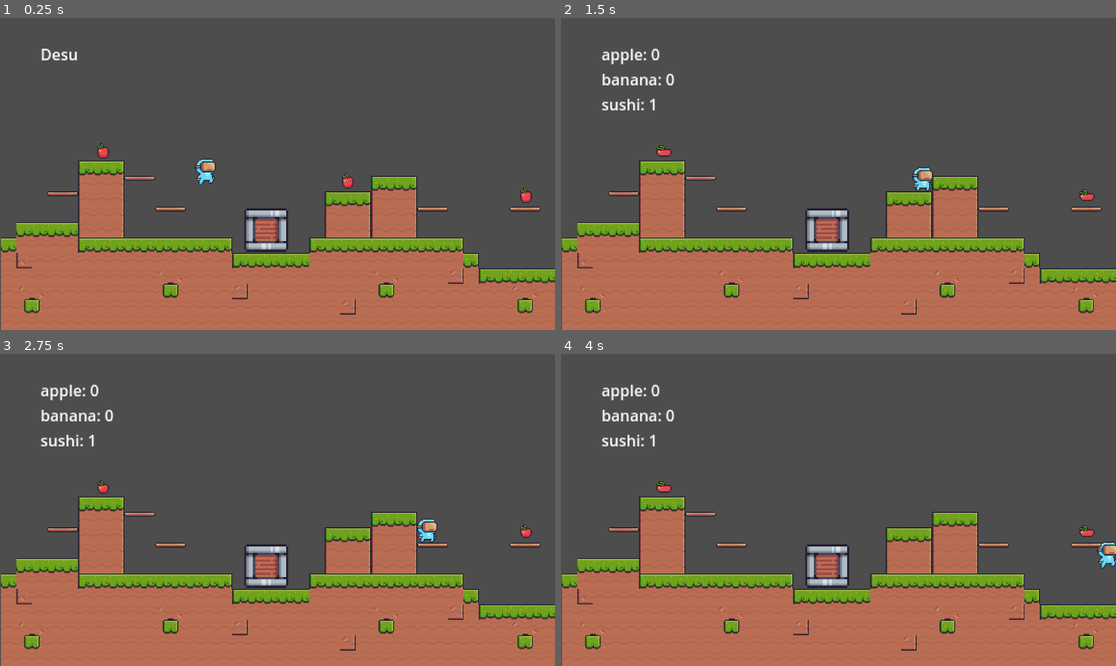
Above: before the commit, frames 1-4 (two rows, left to right).
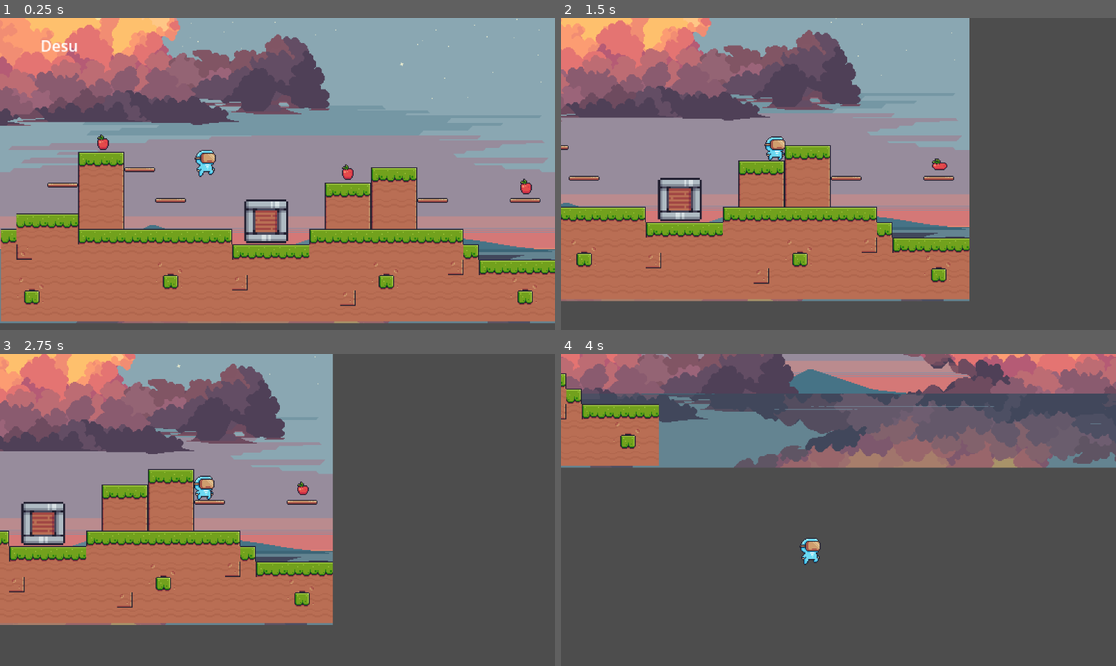
Above: after the commit, the same moments.

Repository: lakeside-tsa/pacific-potluck
Game: Godot game, scene res://scenes/level_1.tscn
The game is run twice, just before and just after one commit, with the same random seed, the same clock (stepped at 60 frames per second) and the same inputs.
Inputs:
- Up to frame 1 (0.25 s): no input
- Up to frame 2 (1.5 s): tap Enter (ui_accept) at 0.5, 0.77 s; hold Right (ui_right) from 0.53 s (still down)
- Up to frame 3 (2.75 s): tap Enter (ui_accept) at 1.52 s; release Right (ui_right) at 2.03 s; hold Left (ui_left) from 2.03 s (still down)
- Up to frame 4 (4 s): release Left (ui_left) at 2.78 s; hold Right (ui_right) from 2.78 s (still down); tap Enter (ui_accept) at 3.02, 3.77 s

The runs differ from the first frame. In frame 1, 71% of the frame differs, in the area x 0-100%, y 0-100%; in frame 2, 64%; in frame 3, 61%; in frame 4, 62%.

Commit message:
feat: add spawning and some parallax

Diff:
--- a/pacific-duck/scenes/level_1.tscn
+++ b/pacific-duck/scenes/level_1.tscn
@@ -1,10 +1,13 @@
-[gd_scene load_steps=12 format=4 uid="uid://bjmsqj0xkjmlr"]
+[gd_scene load_steps=15 format=4 uid="uid://bjmsqj0xkjmlr"]
 
 [ext_resource type="Script" path="res://scripts/level_1.gd" id="1_kd0sr"]
 [ext_resource type="Script" path="res://scripts/ingredient_manager.gd" id="1_sy0kq"]
 [ext_resource type="PackedScene" uid="uid://dg6au48p0go8r" path="res://scenes/ducky.tscn" id="1_vvde1"]
 [ext_resource type="Texture2D" uid="uid://c75n23uammgw8" path="res://assets/Terrain/Terrain (16x16).png" id="2_08e0m"]
 [ext_resource type="PackedScene" uid="uid://c4vccsaskxygi" path="res://scenes/apple.tscn" id="3_ahxml"]
+[ext_resource type="Texture2D" uid="uid://bk1cfabpfwx1h" path="res://assets/Ocean/Ocean_2/2.png" id="3_entd8"]
+[ext_resource type="Texture2D" uid="uid://0kas8fn7ipef" path="res://assets/Ocean/Ocean_2/3.png" id="4_57s07"]
+[ext_resource type="Texture2D" uid="uid://bnfrv3sc6bmxb" path="res://assets/Ocean/Ocean_2/4.png" id="5_rbtnm"]
 [ext_resource type="Script" path="res://scripts/cauldron_manager.gd" id="7_bs8qq"]
 [ext_resource type="PackedScene" uid="uid://cxcqt2oa42ms3" path="res://scenes/cauldron.tscn" id="8_hr6tt"]
 
@@ -193,46 +196,68 @@
 script = ExtResource("1_kd0sr")
 
 [node name="ducky" parent="." instance=ExtResource("1_vvde1")]
-position = Vector2(-45, 0)
+position = Vector2(-76, -32)
+
+[node name="Camera2D" type="Camera2D" parent="ducky"]
+position = Vector2(75, 30)
+zoom = Vector2(2, 2)
+position_smoothing_enabled = true
+
+[node name="ParallaxBackground" type="ParallaxBackground" parent="."]
+
+[node name="ParallaxLayer" type="ParallaxLayer" parent="ParallaxBackground"]
+motion_mirroring = Vector2(576, 0)
+
+[node name="Sprite2D" type="Sprite2D" parent="ParallaxBackground/ParallaxLayer"]
+texture = ExtResource("3_entd8")
+
+[node name="ParallaxLayer2" type="ParallaxLayer" parent="ParallaxBackground"]
+motion_scale = Vector2(0.2, 0.2)
+motion_mirroring = Vector2(576, 0)
+
+[node name="Sprite2D" type="Sprite2D" parent="ParallaxBackground/ParallaxLayer2"]
+texture = ExtResource("4_57s07")
+
+[node name="ParallaxLayer3" type="ParallaxLayer" parent="ParallaxBackground"]
+motion_mirroring = Vector2(576, 0)
+
+[node name="Sprite2D" type="Sprite2D" parent="ParallaxBackground/ParallaxLayer3"]
+texture = ExtResource("5_rbtnm")
 
 [node name="IngredientManager" type="Node" parent="."]
 unique_name_in_owner = true
 script = ExtResource("1_sy0kq")
 
 [node name="IngCounter" type="Label" parent="IngredientManager"]
-offset_left = -216.0
-offset_top = -106.0
-offset_right = 77.0
-offset_bottom = -76.0
+offset_left = -247.0
+offset_top = -138.0
+offset_right = 46.0
+offset_bottom = -108.0
 text = "Desu"
 
 [node name="Ingredients" type="Node" parent="."]
 
 [node name="Apple_ing1" parent="Ingredients" instance=ExtResource("3_ahxml")]
-position = Vector2(288, 54)
+position = Vector2(257, 22)
 
 [node name="Apple_ing3" parent="Ingredients" instance=ExtResource("3_ahxml")]
-position = Vector2(103, 39)
+position = Vector2(72, 7)
 ingredient_number = 2
 
 [node name="Apple_ing2" parent="Ingredients" instance=ExtResource("3_ahxml")]
-position = Vector2(-151, 8)
+position = Vector2(-182, -24)
 ingredient_number = 1
 
 [node name="CauldronManager" type="Node" parent="."]
 script = ExtResource("7_bs8qq")
 
 [node name="Cauldron" parent="." instance=ExtResource("8_hr6tt")]
-position = Vector2(-175, -23)
+position = Vector2(-206, -55)
 scale = Vector2(0.4, 0.4)
 collision_layer = 2
 
-[node name="Camera2D" type="Camera2D" parent="."]
-position = Vector2(30, 30)
-zoom = Vector2(2, 2)
-
 [node name="TileMapLayer" type="TileMapLayer" parent="."]
-position = Vector2(-1, 64)
+position = Vector2(-32, 32)
 tile_set = SubResource("TileSet_3jh6s")
 
 [node name="Layer0" type="TileMapLayer" parent="TileMapLayer"]
@@ -241,8 +266,10 @@
 tile_set = SubResource("TileSet_3jh6s")
 
 [node name="Boundaries" type="StaticBody2D" parent="."]
+position = Vector2(-31, -32)
 
 [node name="CollisionShape2D2" type="CollisionShape2D" parent="Boundaries"]
+position = Vector2(572, 29)
 shape = SubResource("WorldBoundaryShape2D_kxgbd")
 
 [node name="CollisionShape2D" type="CollisionShape2D" parent="Boundaries"]
--- a/pacific-duck/scripts/ingredient.gd
+++ b/pacific-duck/scripts/ingredient.gd
@@ -6,9 +6,14 @@
 @export var ingredient_number: IngredientNumber
 
 func _on_body_entered(_body: Node2D) -> void:
+	var collision_original = collision_mask
 	print( "ing " + str(ingredient_number + 1) + " desu")
 	ingredient_manager.add_ing(ingredient_number)
-	queue_free()
+	collision_mask = 0
+	hide()
+	await get_tree().create_timer(5.0).timeout
+	show()
+	collision_mask = collision_original
 
 func _on_body_exited(_body: Node2D) -> void:
 	pass
Not shown, added: pacific-duck/assets/Ocean/License.txt
Binary file added: pacific-duck/assets/Ocean/Ocean_2/2.png
Not shown, added: pacific-duck/assets/Ocean/Ocean_2/2.png.import
Binary file added: pacific-duck/assets/Ocean/Ocean_2/3.png
Not shown, added: pacific-duck/assets/Ocean/Ocean_2/3.png.import
Binary file added: pacific-duck/assets/Ocean/Ocean_2/4.png
Not shown, added: pacific-duck/assets/Ocean/Ocean_2/4.png.import
Binary file added: pacific-duck/assets/Ocean/Ocean_2/5.png
Not shown, added: pacific-duck/assets/Ocean/Ocean_2/5.png.import
